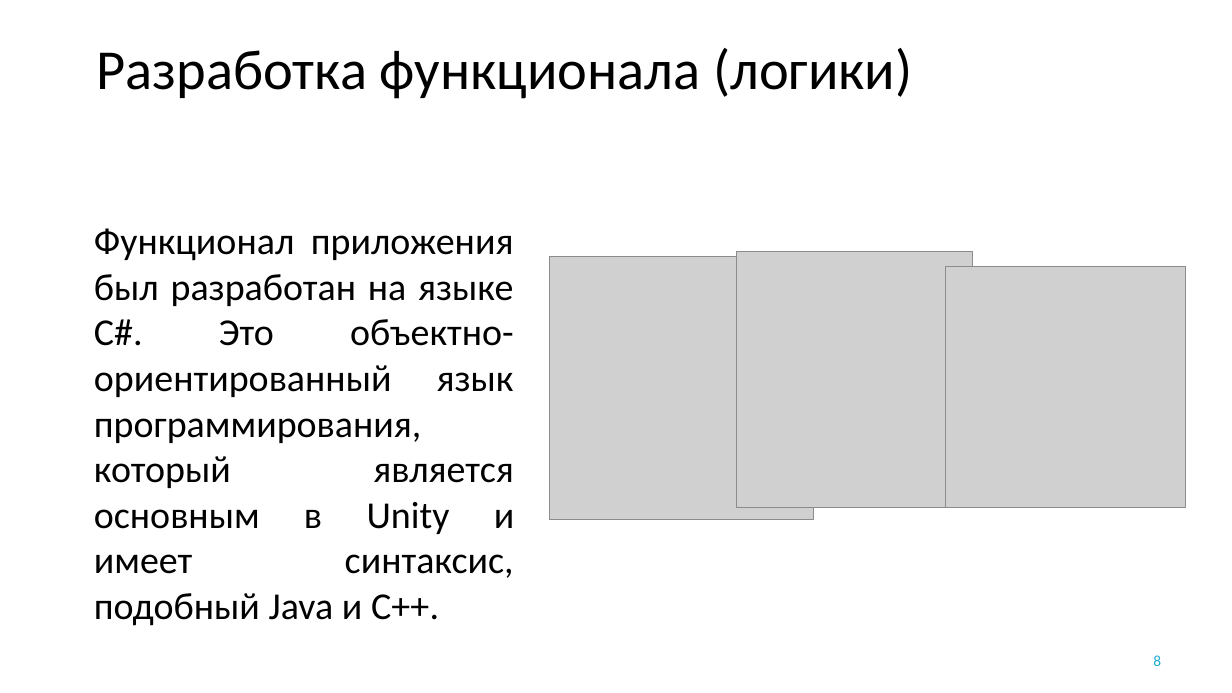
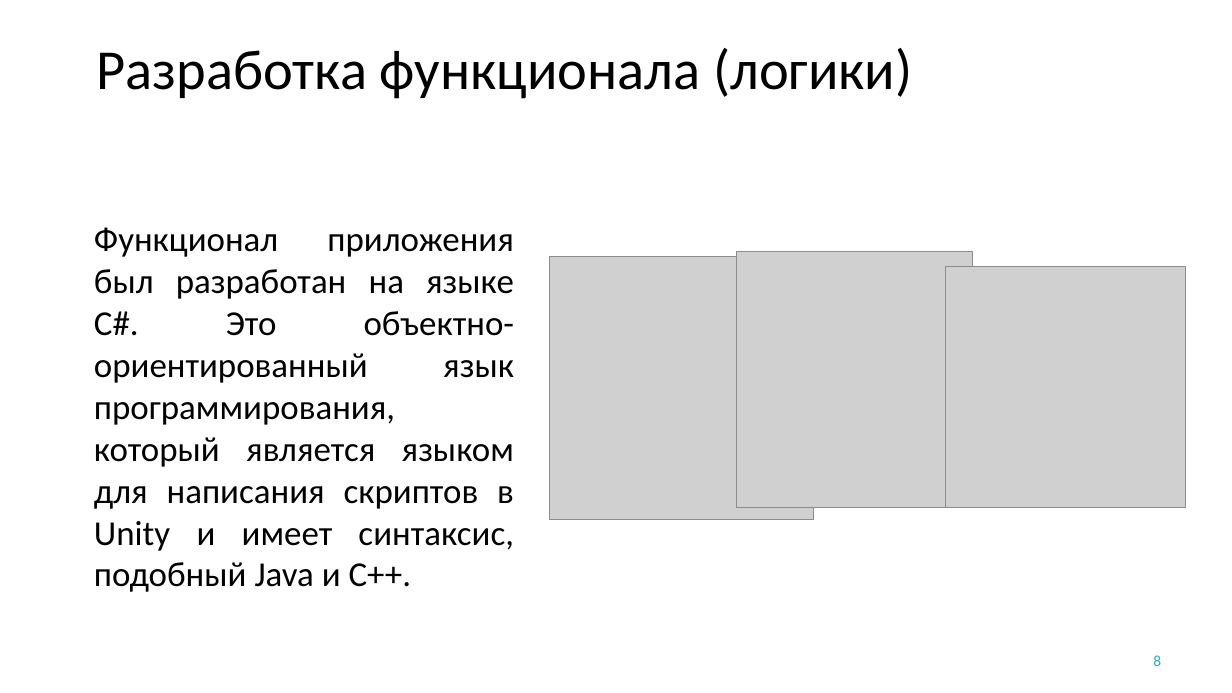
Before and after one commit to YakimenkoIlya/PhantasmagoriaProjectFiles, a slide deck: slide 8 of Якименко Курсовая.pptx. Drawn at 1232x693 pixels with LibreOffice and Linux fonts; fonts in the diff are those of the drawing; grey boxes stand for pictures; background and template pictures are left out. Boxes give left, top, right and bottom in pixels: in the first picture for what was removed or moved away, otherwise in the second. Text is boxed around its words. In the diff, an @@ line names an element or a change of style, - is before the commit and + after.

```diff
--- a/Якименко Курсовая.pptx
+++ b/Якименко Курсовая.pptx
@@ text at (94,227,515,592): text changed; size 29.6 to 27.2 pt @@
-Функционал приложения был разработан на языке C#. Это объектно-ориентированный язык программирования, который является основным в Unity и имеет синтаксис, подобный Java и C++.
+Функционал приложения был разработан на языке C#. Это объектно-ориентированный язык программирования, который является языком для написания скриптов в Unity и имеет синтаксис, подобный Java и C++.
```
Also in this commit, not shown: 4 other slides changed.
